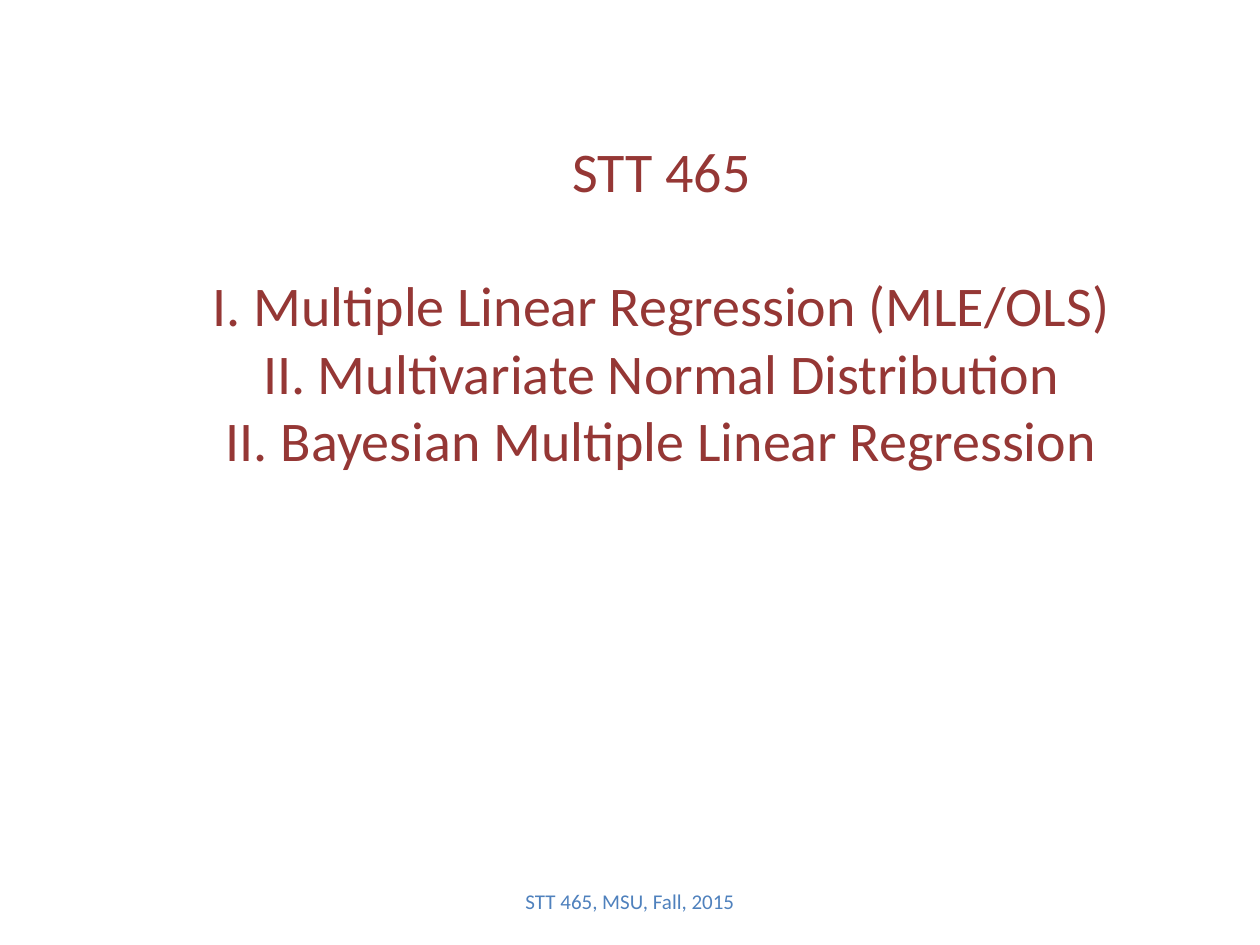
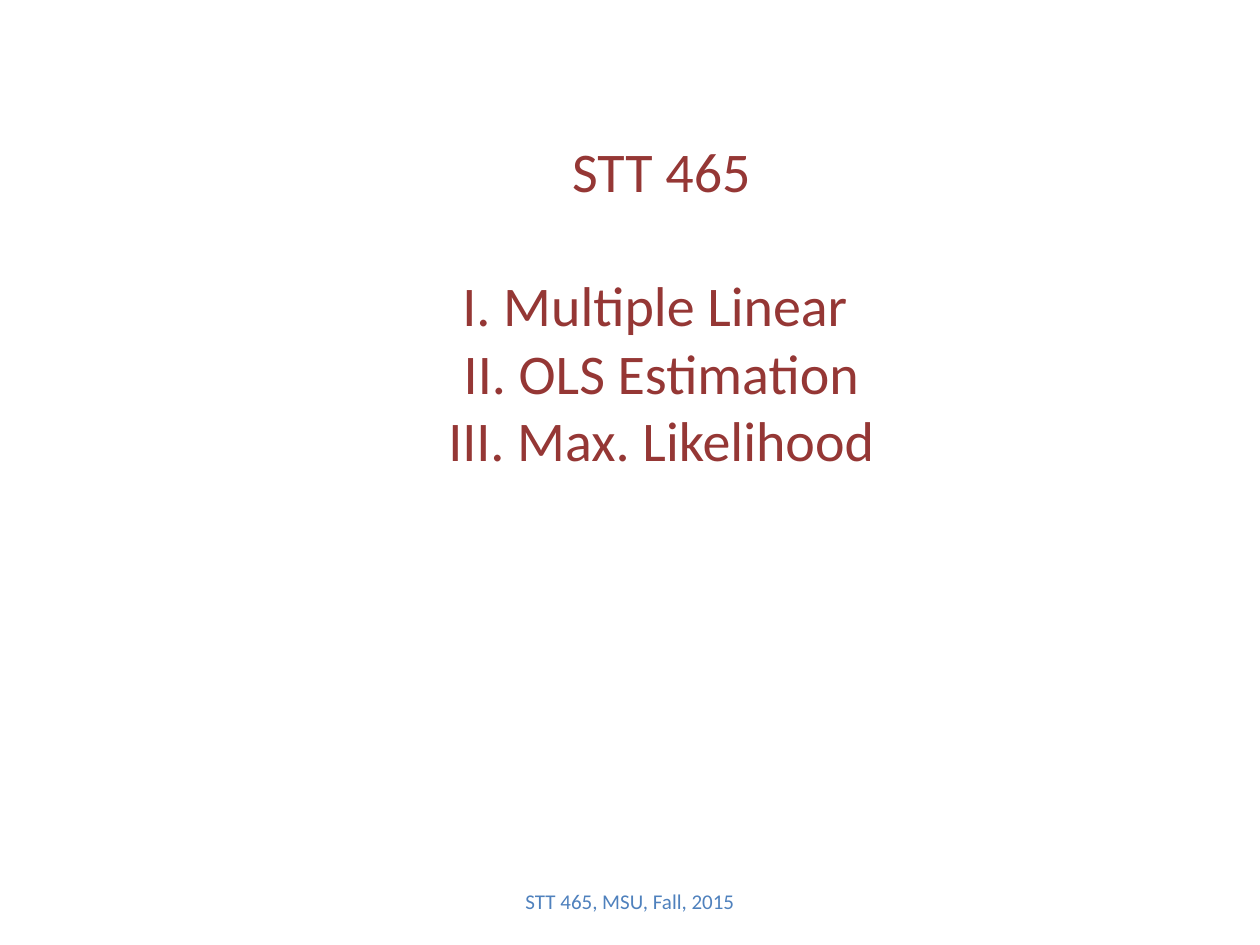
Before and after one commit to Boukos/STT465, a slide deck: slide 1 of STT465_9.pptx. Drawn at 1260x945 pixels with LibreOffice and Linux fonts; fonts in the diff are those of the drawing. Boxes give left, top, right and bottom in pixels: in the first picture for what was removed or moved away, otherwise in the second. Text is boxed around its words. In the diff, an @@ line names an element or a change of style, - is before the commit and + after.

```diff
--- a/STT465_9.pptx
+++ b/STT465_9.pptx
@@ title at (448, 154, 874, 462): text changed @@
-STT 465
-I. Multiple Linear Regression (MLE/OLS)
-II. Multivariate Normal Distribution
-II. Bayesian Multiple Linear Regression
+STT 465
+I. Multiple Linear
+II. OLS Estimation
+III. Max. Likelihood
```
Also in this commit, not shown: 4 slides removed, 3 other files.
